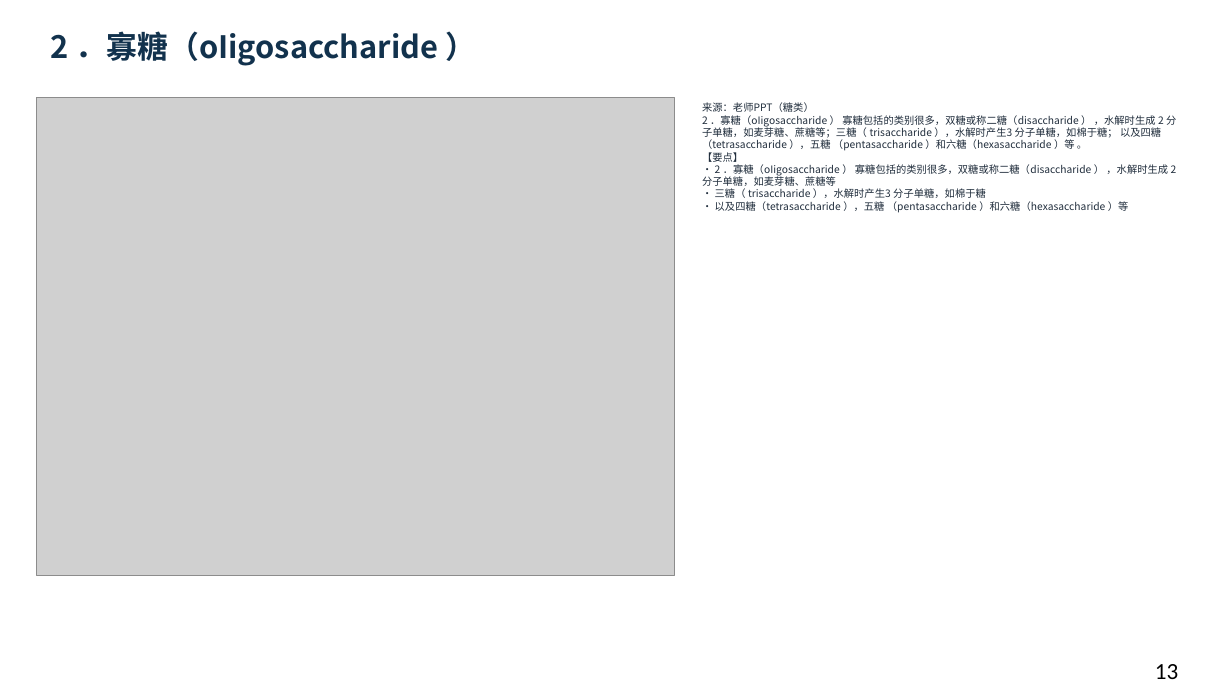
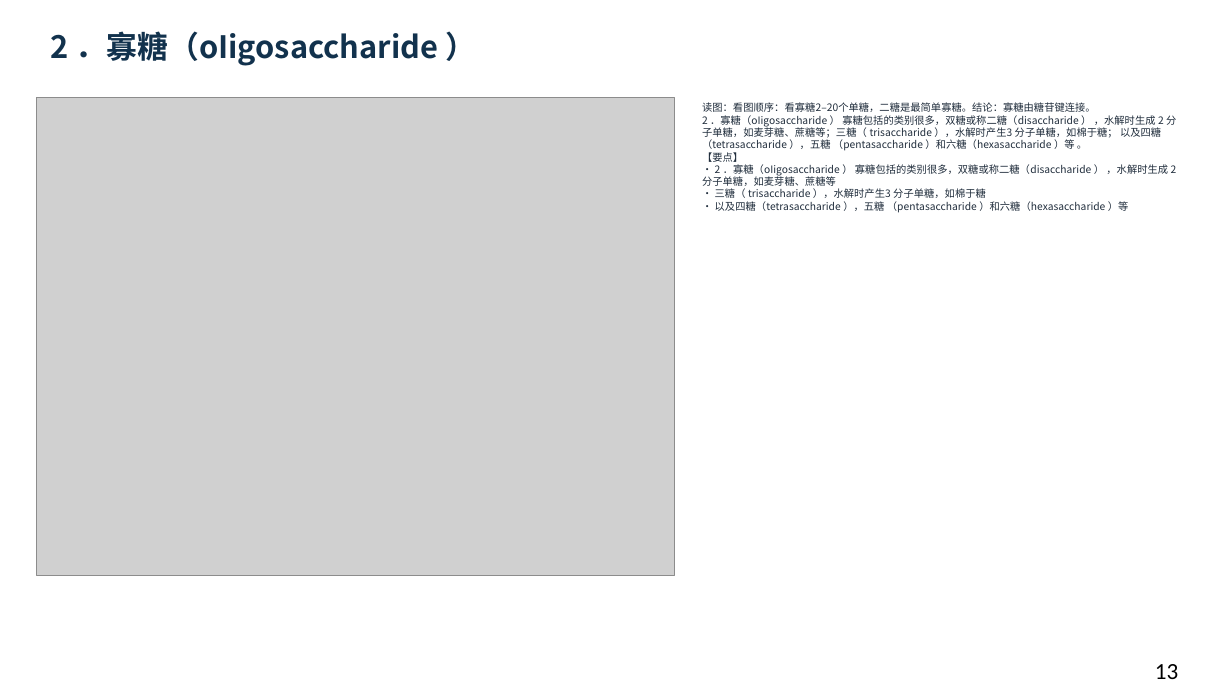
Before and after one commit to newkan-li/Biochemistry, a slide deck: slide 13 of downloads/bc09-ai-style.pptx. Drawn at 1232x693 pixels with LibreOffice and Linux fonts; fonts in the diff are those of the drawing; grey boxes stand for pictures. Boxes give left, top, right and bottom in pixels: in the first picture for what was removed or moved away, otherwise in the second. Text is boxed around its words. In the diff, an @@ line names an element or a change of style, - is before the commit and + after.

Commit message:
bc09补64页老师原页读图讲解:39页缺图注全部补齐,下载PPT同步;版本20261112cdm

```diff
--- a/downloads/bc09-ai-style.pptx
+++ b/downloads/bc09-ai-style.pptx
@@ text at (702,102,1177,213): text changed @@
-来源：老师PPT（糖类）
-2 ．寡糖（oIigosaccharide ） 寡糖包括的类别很多，双糖或称二糖（disaccharide ） ，水解时生成 2 分子单糖，如麦芽糖、蔗糖等；三糖（ trisaccharide ），水解时产生3 分子单糖，如棉于糖； 以及四糖（tetrasaccharide ），五糖 （pentasaccharide ）和六糖（hexasaccharide ）等 。
-【要点】
-• 2 ．寡糖（oIigosaccharide ） 寡糖包括的类别很多，双糖或称二糖（disaccharide ） ，水解时生成 2 分子单糖，如麦芽糖、蔗糖等
-• 三糖（ trisaccharide ），水解时产生3 分子单糖，如棉于糖
-• 以及四糖（tetrasaccharide ），五糖 （pentasaccharide ）和六糖（hexasaccharide ）等
+读图：看图顺序：看寡糖2–20个单糖，二糖是最简单寡糖。结论：寡糖由糖苷键连接。
+2 ．寡糖（oIigosaccharide ） 寡糖包括的类别很多，双糖或称二糖（disaccharide ） ，水解时生成 2 分子单糖，如麦芽糖、蔗糖等；三糖（ trisaccharide ），水解时产生3 分子单糖，如棉于糖； 以及四糖（tetrasaccharide ），五糖 （pentasaccharide ）和六糖（hexasaccharide ）等 。
+【要点】
+• 2 ．寡糖（oIigosaccharide ） 寡糖包括的类别很多，双糖或称二糖（disaccharide ） ，水解时生成 2 分子单糖，如麦芽糖、蔗糖等
+• 三糖（ trisaccharide ），水解时产生3 分子单糖，如棉于糖
+• 以及四糖（tetrasaccharide ），五糖 （pentasaccharide ）和六糖（hexasaccharide ）等
```
Also in this commit, not shown: 104 other slides changed, 5 other files.
